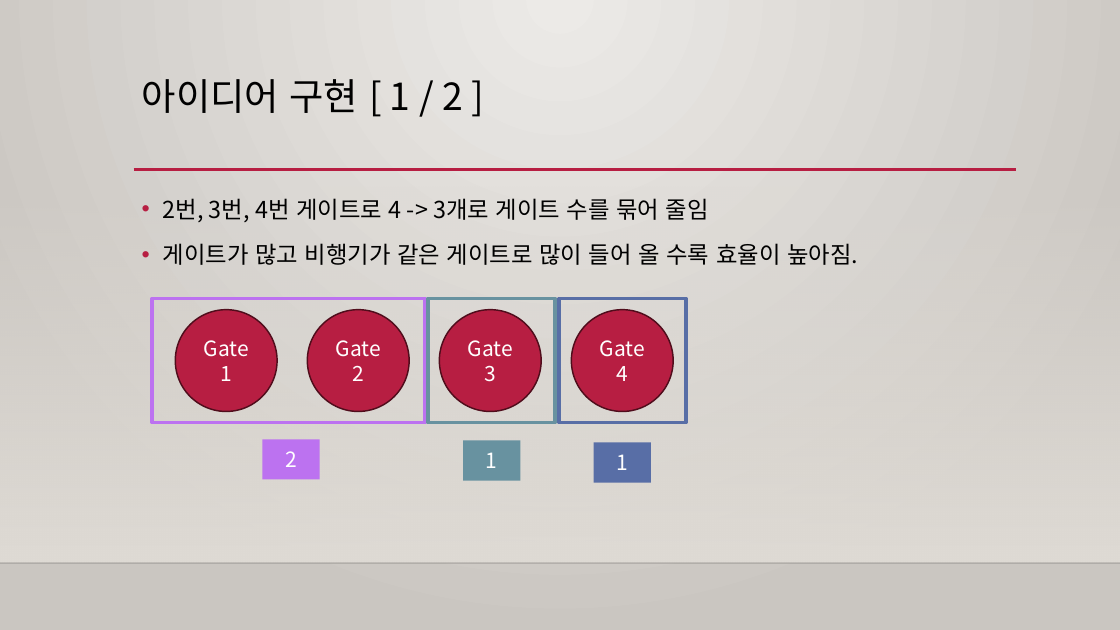
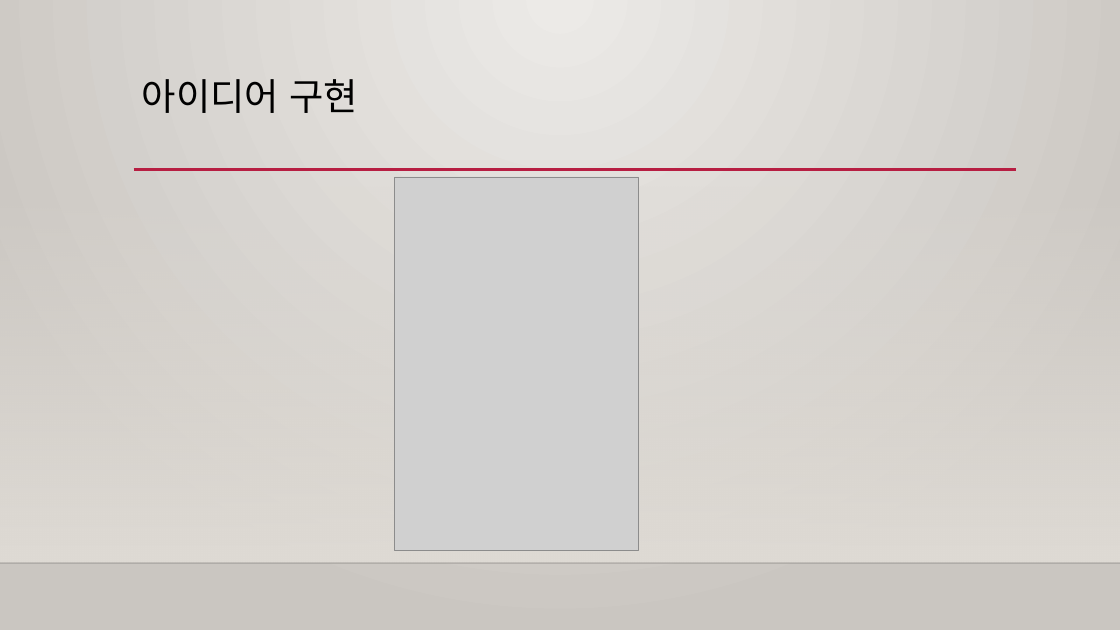
Before and after one commit to DMJester/PrivateStudy, a slide deck: slide 7 of Greedy/1736/1736.pptx (slide 6 before the commit). Drawn at 1120x630 pixels with LibreOffice and Linux fonts; fonts in the diff are those of the drawing; grey boxes stand for pictures; background and template pictures are left out. Boxes give left, top, right and bottom in pixels: in the first picture for what was removed or moved away, otherwise in the second. Text is boxed around its words. In the diff, an @@ line names an element or a change of style, - is before the commit and + after.

```diff
--- a/Greedy/1736/1736.pptx
+++ b/Greedy/1736/1736.pptx
@@ title at [142, 79, 359, 113]: text changed @@
-아이디어 구현 [ 1 / 2 ]
+아이디어 구현
@@ picture added at [395, 177, 639, 550] @@
@@ text removed at [163, 198, 858, 265] @@
-• 2번, 3번, 4번 게이트로 4 -> 3개로 게이트 수를 묶어 줄임
-• 게이트가 많고 비행기가 같은 게이트로 많이 들어 올 수록 효율이 높아짐.
@@ rectangle removed at [152, 298, 425, 423] @@
@@ rectangle removed at [429, 298, 555, 423] @@
@@ rectangle removed at [559, 298, 686, 423] @@
@@ group removed at [176, 310, 673, 412]: 4 ellipses @@
-Gate1
-Gate2
-Gate3
-Gate4
@@ rectangle removed at [262, 439, 319, 480] @@
-2
@@ rectangle removed at [463, 440, 520, 481] @@
-1
@@ rectangle removed at [594, 443, 651, 483] @@
-1
```
Also in this commit, not shown: 5 other slides changed, 1 slide added, 8 slides removed, 2 other files.
